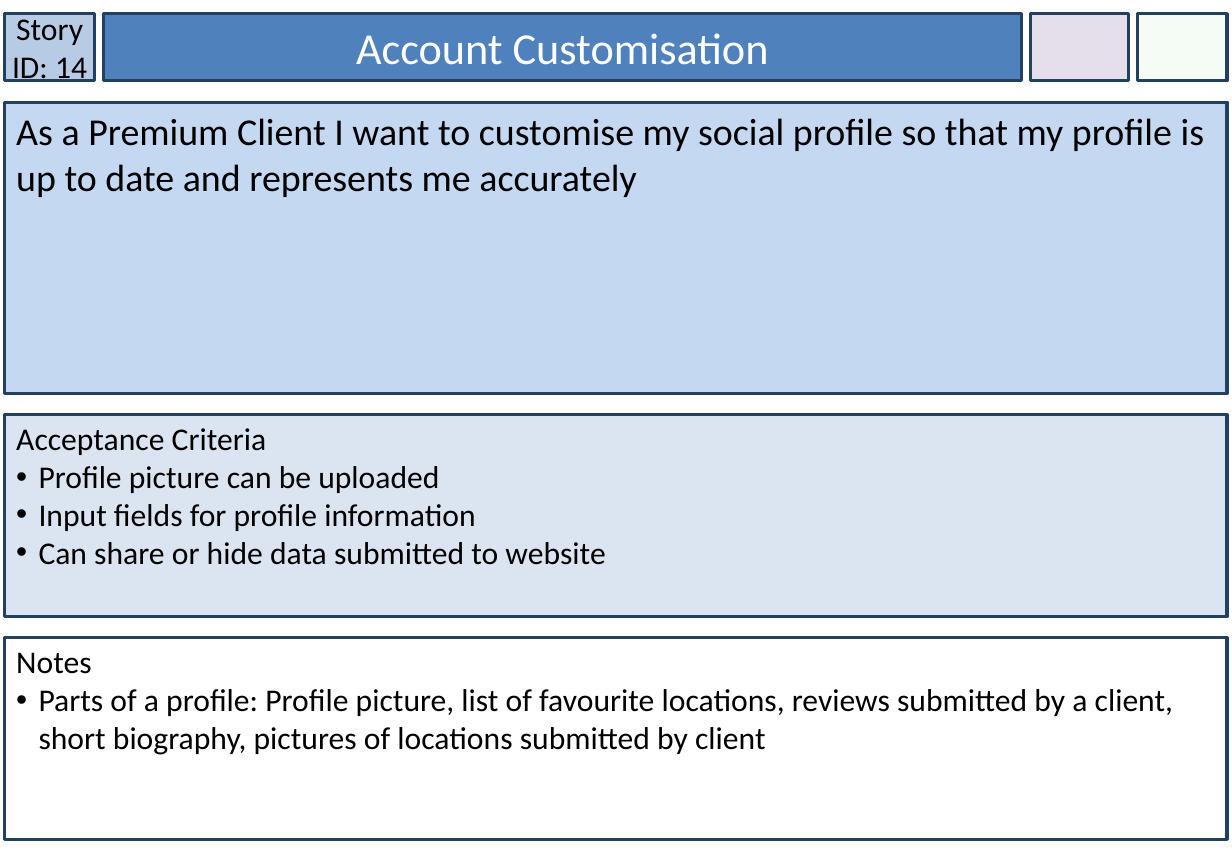
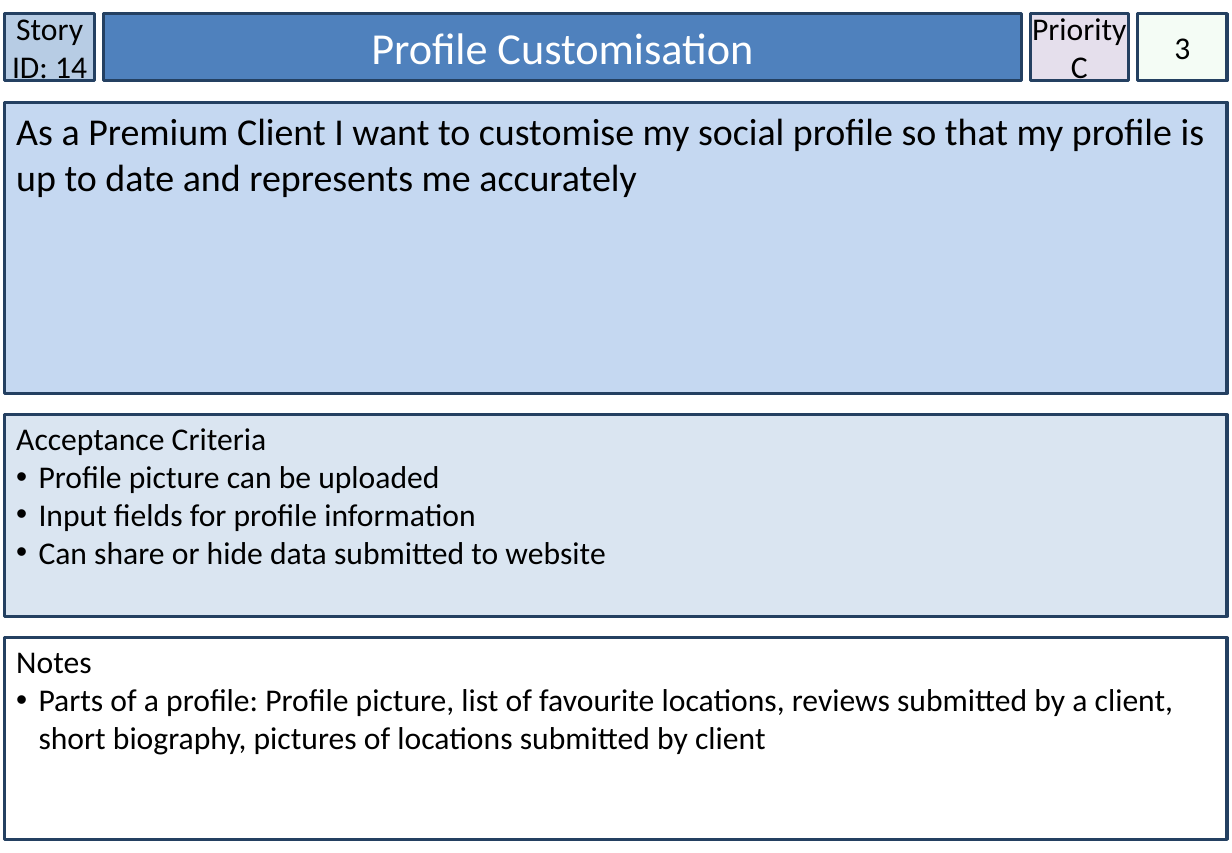
Before and after one commit to lowejosh/Django-landmarks, a slide deck: slide 15 of Story Cards.pptx. Drawn at 1232x853 pixels with LibreOffice and Linux fonts; fonts in the diff are those of the drawing. Boxes give left, top, right and bottom in pixels: in the first picture for what was removed or moved away, otherwise in the second. Text is boxed around its words. In the diff, an @@ line names an element or a change of style, - is before the commit and + after.

```diff
--- a/Story Cards.pptx
+++ b/Story Cards.pptx
@@ text in rectangle at (1032, 14, 1126, 82): text added @@
+Priority C
@@ text in rectangle at (371, 33, 753, 65): text changed @@
-Account Customisation
+Profile Customisation
@@ text in rectangle at (1174, 38, 1190, 60): text added @@
+3
```
Also in this commit, not shown: 29 other slides changed, 2 other files.
